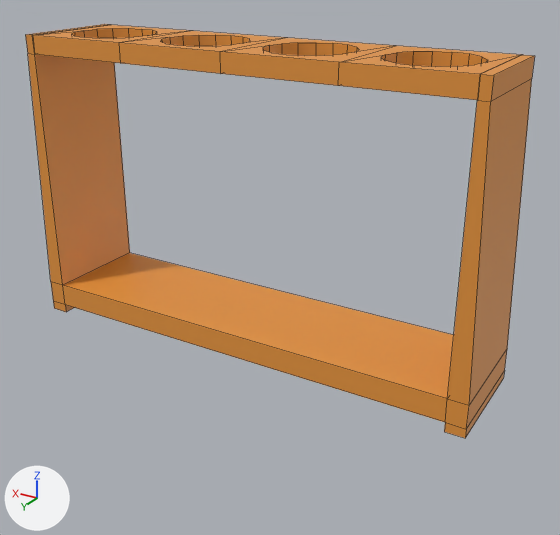
Renders of the FBX model Assets/Art/3D Models/vialLargeHolder.fbx from each side of a commit.
Both versions are drawn from a 50 mm camera at (-0.171, 0.267, 0.172) aimed at (-0.01, -0.001, 0.039). The axes (+X, +Y, +Z) are drawn at lower left. The lights are the same throughout. Mesh edges are drawn as thin lines. Where no turn or scale is listed for an object, it has been applied to the vertices.

Before the edit, the objects in view are built like this:
```python
me_cube_013 = bpy.data.meshes.new('Cube.013')
me_cube_013.from_pydata(...)  # 188 vertices, 128 faces; spans x -0.106..0.106, y -0.025..0.025, z 0.0..0.132
me_cube_013.materials.append(mat_m_tallvialholder_orange)  # orange #e7963d
ob_tall_vial_holder = bpy.data.objects.new('Tall Vial Holder', me_cube_013)
ob_tall_vial_holder.location = (0.0, 0.0, 0.0)
```
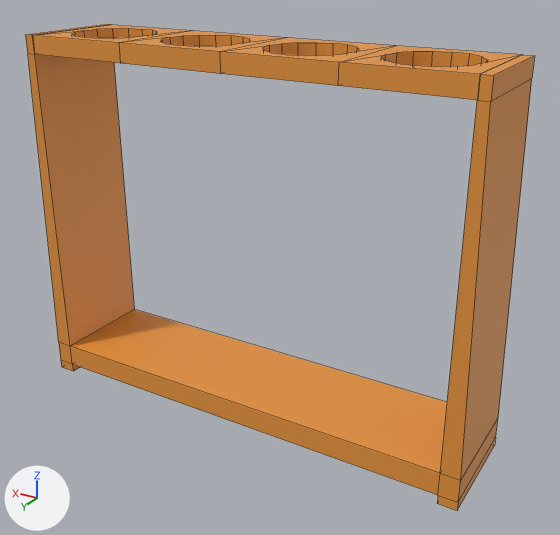
The newer file is also turned or shifted as a whole; pictures and numbers use the older file's frame.

Location of each change, [x1, y1, x2, y2] in pixels of the pictures (560 x 535 px; the box of a moved part takes in the faces that stretch with it):
'Tall Vial Holder', reshaped (18% taller)
    before: [26, 24, 535, 438]
    after: [26, 24, 535, 511]
part 1 of me_cube_013, moved or reshaped
    before: [31, 82, 530, 438]
    after: [31, 82, 529, 511]

The edits, one by one:
me_cube_013 has 188 vertices, 128 faces and spans x -0.106..0.106, y -0.025..0.025, z 0.0..0.132.
me_cube_013 is used by ob_tall_vial_holder; location (0.0, 0.0, 0.0).
me_cube_013 part 1: all 24 vertices in x -0.106..0.106, y -0.025..0.025, z 0.0..0.014 are moved by (0.0, 0.0, -0.034).
